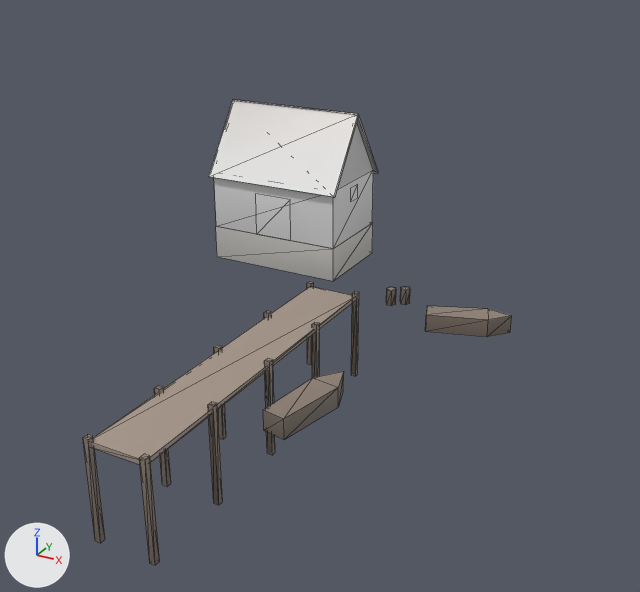
The glTF model game/assets/models/outbuildings/port_1.glb as it was, and as the next commit left it.
Camera for both pictures: a 50 mm lens placed at (25.9, -48.8, 25.1), pointed at (0.8, -3.3, 2.3). The lights are fixed; the arrows at lower left show +X, +Y and +Z. The older version comes first. Mesh edges are drawn as thin lines. Vertices at exactly the same position are counted once.

Before the edit, the objects in view are built like this:
```python
me_port_1 = bpy.data.meshes.new('port_1')
me_port_1.from_pydata(...)  # 176 vertices, 220 faces; spans x -15.8..11.6, y -22.2..15.9, z -4.7..10.6
me_port_1.materials.append(mat_building)
ob_port_1 = bpy.data.objects.new('port_1', me_port_1)
ob_port_1.location = (0.0, 0.0, 0.0)
```
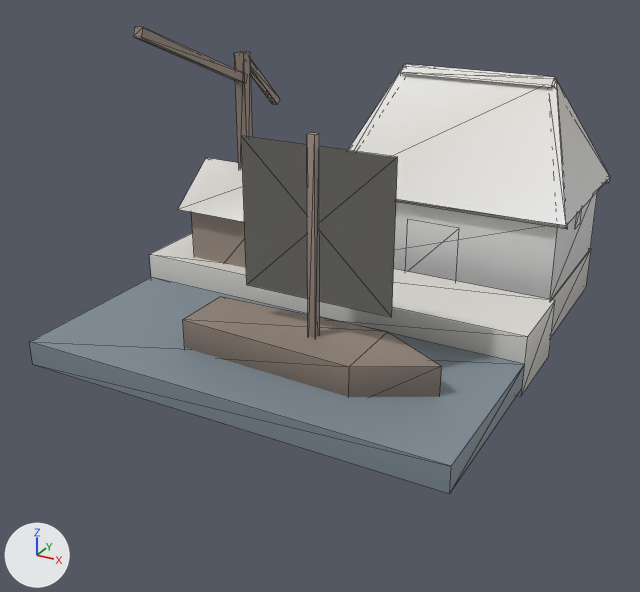
Changed parts and their boxes [x1, y1, x2, y2] in the pictures (640 x 592 px; the box of a moved part takes in the faces that stretch with it):
'port_1', reshaped (35% wider): before [83, 100, 512, 565]; after [29, 27, 610, 494]
part 1 of me_port_1, moved or reshaped: before [264, 311, 271, 318]; after [29, 277, 525, 494]
part 2 of me_port_1, moved or reshaped: before [307, 282, 314, 365]; after [149, 233, 555, 396]
part 3 of me_port_1, moved or reshaped: before [216, 223, 373, 281]; after [191, 212, 246, 268]
part 4 of me_port_1, moved or reshaped: before [351, 291, 359, 376]; after [551, 249, 591, 337]
part 5 of me_port_1, moved or reshaped: before [312, 322, 320, 378]; after [234, 52, 253, 169]
part 6 of me_port_1, moved or reshaped: before [265, 359, 275, 455]; after [307, 133, 320, 338]
part 7 of me_port_1, deleted: before [83, 100, 512, 565]
part 8 of me_port_1, added: after [133, 27, 610, 397]

What changed in the scene script:
```text
Change me_port_1:
    used by ob_port_1; location = (0.0, 0.0, 0.0)
    remove me_port_1.from_pydata(...)  # 176 vertices, 220 faces; spans x -15.8..11.6, y -22.2..15.9, z -4.7..10.6
    add me_port_1.from_pydata(...)  # 130 vertices, 163 faces; spans x -14.0..14.0, y -14.0..18.4, z -2.4..18.9
    me_port_1 part 1: the loose piece of 8 vertices spanning x -1.9..-1.6, y -5.7..-5.3, z -4.7..1.5 is scaled about its middle by (80, 34.3, 0.258), then moved by (1.8, -2.5, 1.0)
    me_port_1 part 2: the loose piece of 8 vertices spanning x -1.9..-1.6, y -0.2..0.2, z -4.7..1.5 is scaled about its middle by (80, 17.1, 0.645), then moved by (1.8, 1.0, 1.6)
    me_port_1 part 3: the loose piece of 8 vertices spanning x -15.6..-4.4, y 8.4..15.6, z -2.0..0.7 is scaled about its middle by (0.514, 0.803, 2.53), then moved by (2.0, -10.0, 2.9)
    me_port_1 part 4: the loose piece of 8 vertices spanning x 1.6..1.9, y -0.2..0.2, z -4.7..1.5 is scaled about its middle by (46.8, 32.9, 0.523), then moved by (3.2, 12.0, 0.8)
    me_port_1 part 5: the loose piece of 8 vertices spanning x 1.6..1.9, y -5.7..-5.3, z -4.7..1.5 is scaled about its middle by (2.17, 2.17, 1.53), then moved by (-9.8, 7.5, 13.0)
    me_port_1 part 6: the loose piece of 8 vertices spanning x 1.6..1.9, y -11.2..-10.8, z -4.7..1.5 is scaled about its middle by (1.43, 1.43, 2.26), then moved by (1.2, 3.0, 8.6)
    me_port_1 part 7: 15 loose pieces with 128 vertices, spanning x -15.8..11.6, y -22.2..15.9, z -4.7..10.6, are deleted
    me_port_1 part 8
    77 vertices are added at x -11.4..13.8, y -10.5..18.4, z -0.4..18.9
    5 new vertices lie (0.0, 0.0, 2.5) away from vertices in x -5.0..11.0, y -10.5..-5.5, z -0.4
    103 new faces join them
```
